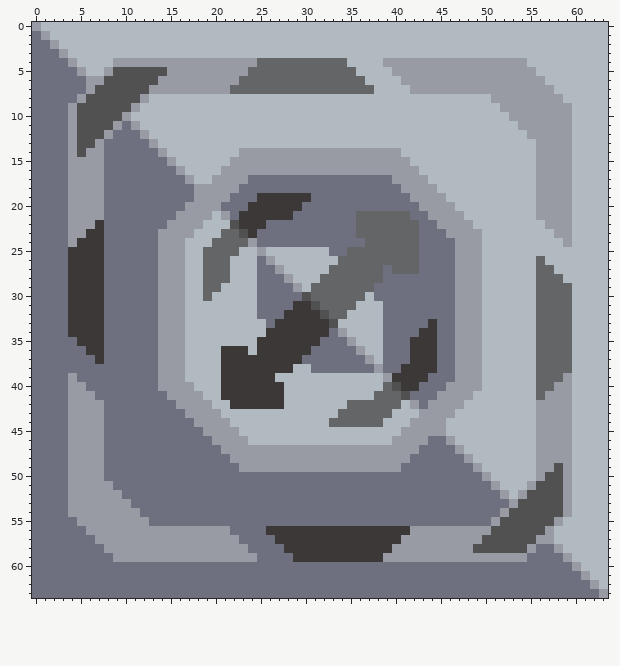
Edited in one commit: pixel-art sprite (sprites/blocks/rod-press.png). That is the earlier state.
The file is 64x64 pixels. Colours within 5 levels of each other are drawn and written as one.
And afterwards:
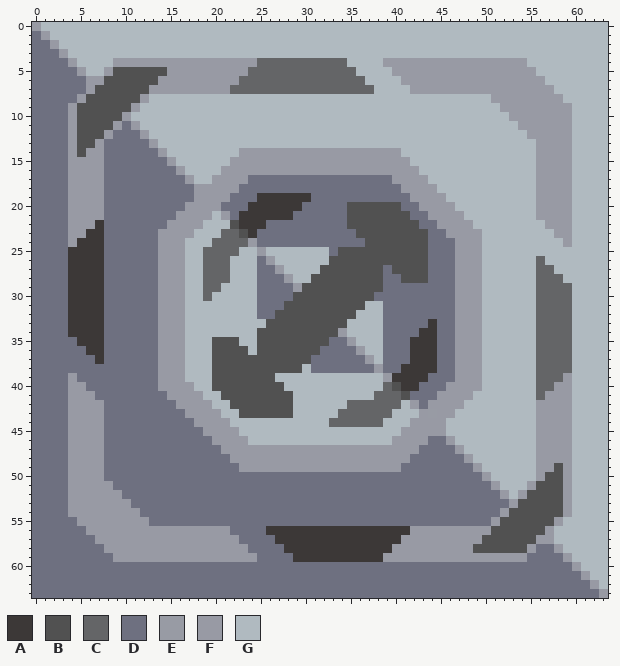
Palette (. is transparent): A #3c3837  B #515151  C #646567  D #6e7080  E #989aa4f9  F #989aa4  G #b0bac0
The exact change:
y 20: x 35..40 DDDDDD -> BBBBBB
y 21: x 35..41 DCCCCCC -> BBBBBBB
y 22: x 35..42 DCCCCCCC -> BBBBBBBB
y 23: x 36..43 CCCCCCCD -> BBBBBBBB
y 24: x 37..43 CCCCCCD -> BBBBBBB
y 25: x 34..43 DCCCCCCCCD -> BBBBBBBBBB
y 26: x 33..43 GCCCCCCCCCD -> BBBBBBBBBBB
y 27: x 32..38 GCCCCCC -> BBBBBBB; x 40..43 CCCD -> BBBB
y 28: x 31..38 GCCCCCCC -> BBBBBBBB; x 41..43 DDD -> BBB
y 29: x 30..38 GCCCCCCCD -> BBBBBBBBB
y 30: x 29 D -> B; x 31..37 CCCCCCG -> BBBBBBB
y 31: x 28..30 DAA -> BBB; x 32..36 CCCCG -> BBBBB
y 32: x 27..31 DAAAA -> BBBBB; x 33..35 CCG -> BBB
y 33: x 26..32 DAAAAAA -> BBBBBBB; x 34 G -> B
y 34: x 25..33 GAAAAAAAD -> BBBBBBBBB
y 35: x 20..22 GGG -> BBB; x 25..32 AAAAAAAD -> BBBBBBBB
y 36: x 20..23 GAAA -> BBBB; x 25..31 AAAAAAD -> BBBBBBB
y 37: x 20..30 GAAAAAAAAAD -> BBBBBBBBBBB
y 38: x 20..29 GAAAAAAAAG -> BBBBBBBBBB
y 39: x 20..26 GAAAAAA -> BBBBBBB
y 40: x 20..27 GAAAAAAA -> BBBBBBBB
y 41: x 21..28 AAAAAAAG -> BBBBBBBB
y 42: x 22..28 AAAAAAG -> BBBBBBB
y 43: x 23..28 GGGGGG -> BBBBBB
